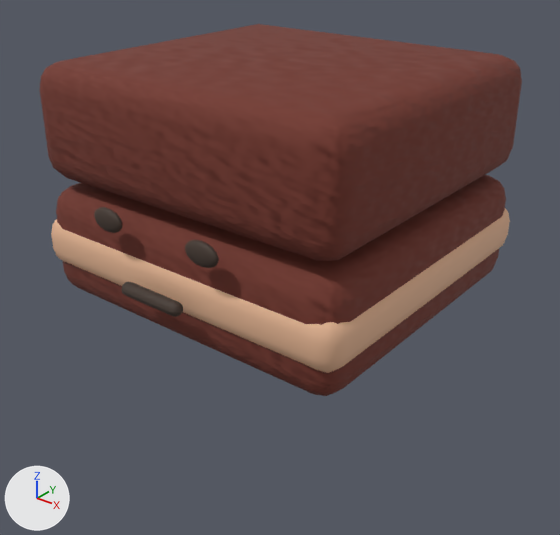
The glTF model public/models/wakppu/brick_cake.glb, before and after one commit.
Camera for both pictures: a 50 mm lens placed at (2.42, -3.06, 1.04), pointed at (0.06, -0.12, -0.79). Arrows for +X, +Y and +Z are at lower left; the lights stay in place. The older version comes first. Where no turn or scale is listed for an object, it has been applied to the vertices. Vertices at exactly the same position are counted once.

The older version as bpy lines, for what is in view:
```python
mat_brick_cake_cream = principled_material('brick_cake_cream')
mat_brick_cake_cream.base_color = (0.78, 0.46, 0.29)  # beige #e5b593
mat_brick_cake_cream.roughness = 0.72
me_cube = bpy.data.meshes.new('Cube')
me_cube.from_pydata(...)  # 96 vertices, 188 faces; spans x -0.92..0.92, y -0.86..0.86, z -0.3..0.3
me_cube.materials.append(mat_brick_cake_outer)
me_cube_001 = bpy.data.meshes.new('Cube.001')
me_cube_001.from_pydata(...)  # 96 vertices, 188 faces; spans x -0.94..0.94, y -0.88..0.88, z -0.14..0.14
me_cube_001.materials.append(mat_brick_cake_cream)  # beige #e5b593
me_cube_002 = bpy.data.meshes.new('Cube.002')
me_cube_002.from_pydata(...)  # 96 vertices, 188 faces; spans x -0.92..0.92, y -0.86..0.86, z -0.3..0.3
me_cube_002.materials.append(mat_brick_cake_outer)
me_cube_003 = bpy.data.meshes.new('Cube.003')
me_cube_003.from_pydata(...)  # 96 vertices, 188 faces; spans x -0.19..0.19, y -0.035..0.035, z -0.035..0.035
me_cube_003.materials.append(mat_face_dark)  # brown #42352c
ob_cake_top = bpy.data.objects.new('cake_top', me_cube_002)
ob_cake_top.location = (0.0, 0.0, 0.0)
ob_cream_layer = bpy.data.objects.new('cream_layer', me_cube_001)
ob_cream_layer.location = (0.0, 0.0, -0.64)
ob_mouth = bpy.data.objects.new('mouth', me_cube_003)
ob_mouth.location = (0.0, -0.98, -0.64)
ob_wakppu_brick_cake = bpy.data.objects.new('wakppu_brick_cake', me_cube)
ob_wakppu_brick_cake.location = (0.0, 0.0, -0.64)
# also in view: 'eye.001' at (0.3, -0.94, -0.34)
```
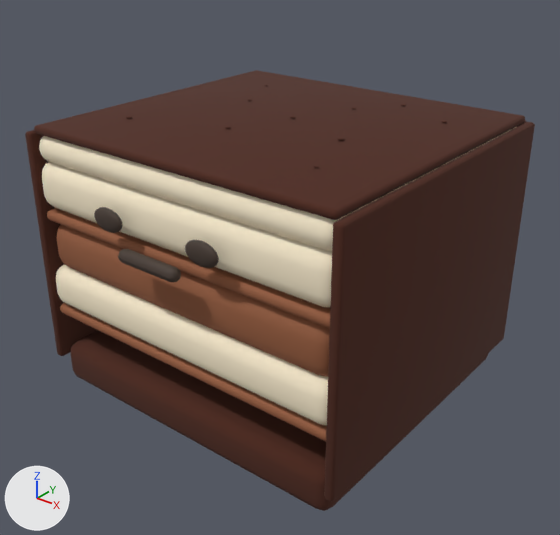
Not visible in the pictures: 'cocoa_shell_back'.

The newer file is also turned or shifted as a whole; pictures and numbers use the older file's frame.

Location of each change, [x1, y1, x2, y2] in pixels of the pictures (560 x 535 px):
'cake_top', deleted (brown): before [40, 24, 522, 261]
'wakppu_brick_cake', recoloured, reshaped: before [56, 175, 506, 396]; after [70, 331, 488, 511]
'cocoa_shell_right', added (brown): after [324, 122, 535, 502]
'cocoa_powder_top', added (brown): after [34, 70, 525, 220]
'cream_layer', deleted (beige): before [51, 208, 510, 373]
'mascarpone_high', added (beige): after [42, 162, 332, 308]
'mascarpone_low', added (beige): after [56, 264, 328, 426]
'coffee_sponge_middle', added (brown): after [56, 224, 330, 377]
'mascarpone_top', added: after [39, 127, 516, 250]
'coffee_soak_high', added: after [47, 208, 330, 329]
'cocoa_shell_left', added (brown): after [25, 130, 98, 356]
'coffee_soak_low', added: after [60, 303, 327, 442]

Diff of the bpy script that builds the scene:
```diff
--- a/public/models/wakppu/brick_cake.glb.py
+++ b/public/models/wakppu/brick_cake.glb.py
@@ mat_brick_cake_cream @@
 mat_brick_cake_cream = principled_material('brick_cake_cream')
-mat_brick_cake_cream.base_color = (0.78, 0.46, 0.29)  # beige #e5b593
+mat_brick_cake_cream.base_color = (0.96, 0.84, 0.62)  # beige #faecce
 mat_brick_cake_cream.roughness = 0.72
@@ me_cube @@
-me_cube.from_pydata(...)  # 96 vertices, 188 faces; spans x -0.92..0.92, y -0.86..0.86, z -0.3..0.3
-me_cube.materials.append(mat_brick_cake_outer)
+me_cube.from_pydata(...)  # 96 vertices, 188 faces; spans x -0.92..0.92, y -0.86..0.86, z -0.88..-0.64
+# me_cube part 1: 96 of 96 vertices moved; they spanned x -0.92..0.92, y -0.86..0.86, z -0.3..0.3 and now span x -0.92..0.92, y -0.86..0.86, z -0.88..-0.64; mean shift (0.0, 0.0, -0.76)
+me_cube.materials.append(mat_brick_cake_cocoa)  # brown #4d2416
@@ ob_cake_top @@
-ob_cake_top = bpy.data.objects.new('cake_top', me_cube_002)
@@ ob_cream_layer @@
-ob_cream_layer = bpy.data.objects.new('cream_layer', me_cube_001)
@@ ob_mascarpone_top @@
+ob_mascarpone_top = bpy.data.objects.new('mascarpone_top', me_cube_006)  # 96 vertices, 188 faces; spans x -0.93..0.93, y -0.87..0.87, z -0.08..0.08; in mat_brick_cake_cream (beige #faecce)
+ob_mascarpone_top.location = (0.0, 0.0, -0.135)
@@ ob_mascarpone_low @@
+ob_mascarpone_low = bpy.data.objects.new('mascarpone_low', me_cube_002_1)  # 96 vertices, 188 faces; spans x -0.94..0.94, y -0.88..0.88, z -0.12..0.12; in mat_brick_cake_cream (beige #faecce)
+ob_mascarpone_low.location = (0.0, 0.0, -0.91)
@@ ob_mascarpone_high @@
+ob_mascarpone_high = bpy.data.objects.new('mascarpone_high', me_cube_005)  # 96 vertices, 188 faces; spans x -0.94..0.94, y -0.88..0.88, z -0.13..0.13; in mat_brick_cake_cream (beige #faecce)
+ob_mascarpone_high.location = (0.0, 0.0, -0.33)
@@ ob_coffee_sponge_middle @@
+ob_coffee_sponge_middle = bpy.data.objects.new('coffee_sponge_middle', me_cube_003_1)  # 96 vertices, 188 faces; spans x -0.92..0.92, y -0.86..0.86, z -0.14..0.14; in mat_brick_cake_coffee_soak (brown #955b3c)
+ob_coffee_sponge_middle.location = (0.0, 0.0, -0.67)
@@ ob_coffee_soak_low @@
+ob_coffee_soak_low = bpy.data.objects.new('coffee_soak_low', me_cube_001_1)  # 96 vertices, 188 faces; spans x -0.92..0.92, y -0.86..0.86, z -0.03..0.03; in mat_brick_cake_coffee_soak (brown #955b3c)
+ob_coffee_soak_low.location = (0.0, 0.0, -1.06)
@@ ob_coffee_soak_high @@
+ob_coffee_soak_high = bpy.data.objects.new('coffee_soak_high', me_cube_001_1.copy())
+ob_coffee_soak_high.location = (0.0, 0.0, -0.5)
@@ ob_cocoa_shell_right @@
+ob_cocoa_shell_right = bpy.data.objects.new('cocoa_shell_right', me_cube_009)  # 96 vertices, 188 faces; spans x -0.03..0.03, y -0.89..0.89, z -0.66..0.66; in mat_brick_cake_cocoa (brown #4d2416)
+ob_cocoa_shell_right.location = (0.946, 0.0, -0.71)
@@ ob_cocoa_shell_left @@
+ob_cocoa_shell_left = bpy.data.objects.new('cocoa_shell_left', me_cube_008)  # 96 vertices, 188 faces; spans x -0.03..0.03, y -0.89..0.89, z -0.66..0.66; in mat_brick_cake_cocoa (brown #4d2416)
+ob_cocoa_shell_left.location = (-0.946, 0.0, -0.71)
@@ ob_cocoa_shell_back @@
+ob_cocoa_shell_back = bpy.data.objects.new('cocoa_shell_back', me_cube_010)  # 96 vertices, 188 faces; spans x -0.92..0.92, y -0.03..0.03, z -0.66..0.66; in mat_brick_cake_cocoa (brown #4d2416)
+ob_cocoa_shell_back.location = (0.0, 0.886, -0.71)
@@ ob_cocoa_powder_top @@
+ob_cocoa_powder_top = bpy.data.objects.new('cocoa_powder_top', me_cube_007)  # 96 vertices, 188 faces; spans x -0.92..0.92, y -0.86..0.86, z -0.02..0.02; in mat_brick_cake_cocoa (brown #4d2416)
+ob_cocoa_powder_top.location = (0.0, 0.0, -0.038)
```
